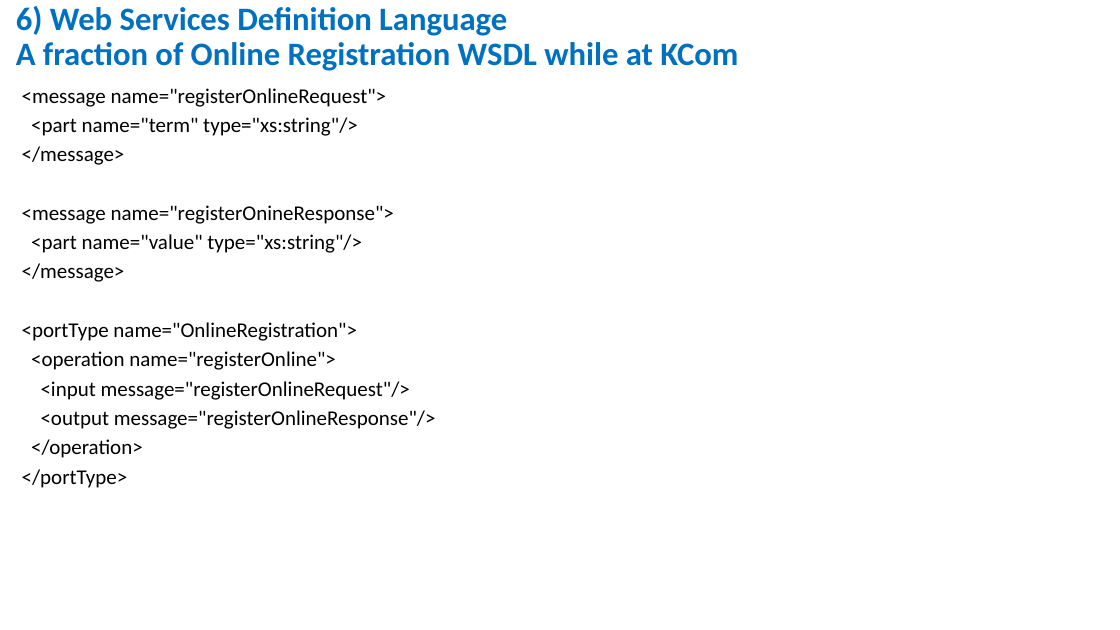
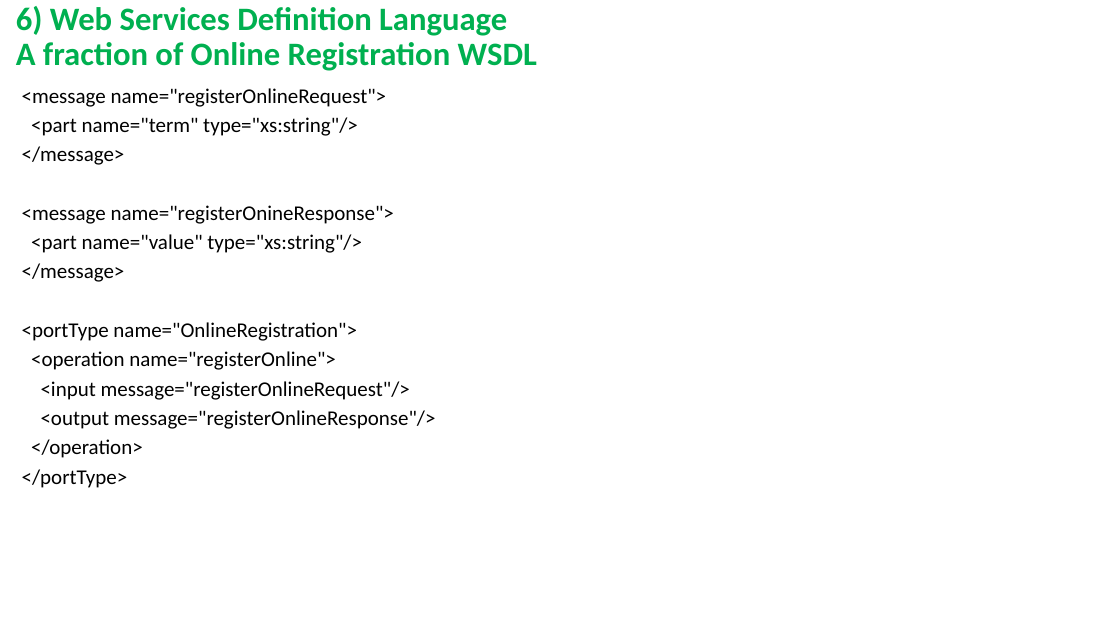
Before and after one commit to RaghavanKasthuri/User-Experience-UX-, a slide deck: slide 7 of SOA Web Service Calls From UX Screens.pptx. Drawn at 1120x630 pixels with LibreOffice and Linux fonts; fonts in the diff are those of the drawing. Boxes give left, top, right and bottom in pixels: in the first picture for what was removed or moved away, otherwise in the second. Text is boxed around its words. In the diff, an @@ line names an element or a change of style, - is before the commit and + after.

```diff
--- a/SOA Web Service Calls From UX Screens.pptx
+++ b/SOA Web Service Calls From UX Screens.pptx
@@ text at [16, 6, 507, 36]: text colour #0070C0 to #00B050 in "6) Web Services Definition Language" @@
@@ text at [16, 42, 537, 71]: text changed; text colour #0070C0 to #00B050 @@
-A fraction of Online Registration WSDL while at KCom
+A fraction of Online Registration WSDL
```
Also in this commit, not shown: 7 other slides changed, 1 other file.
